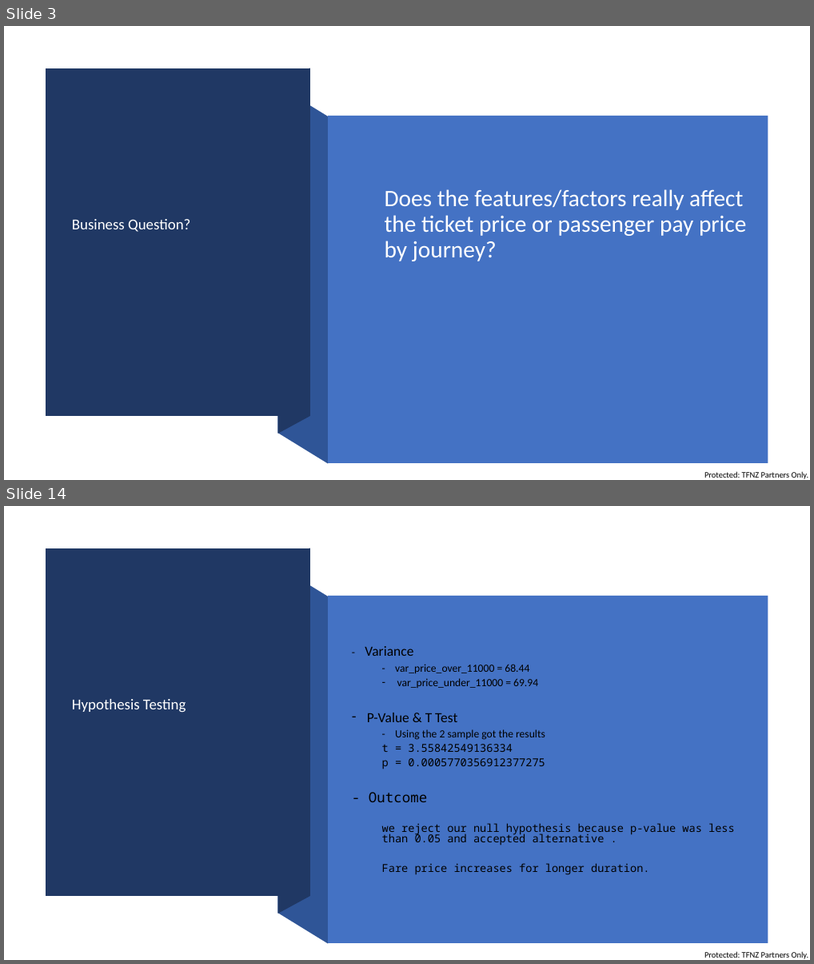
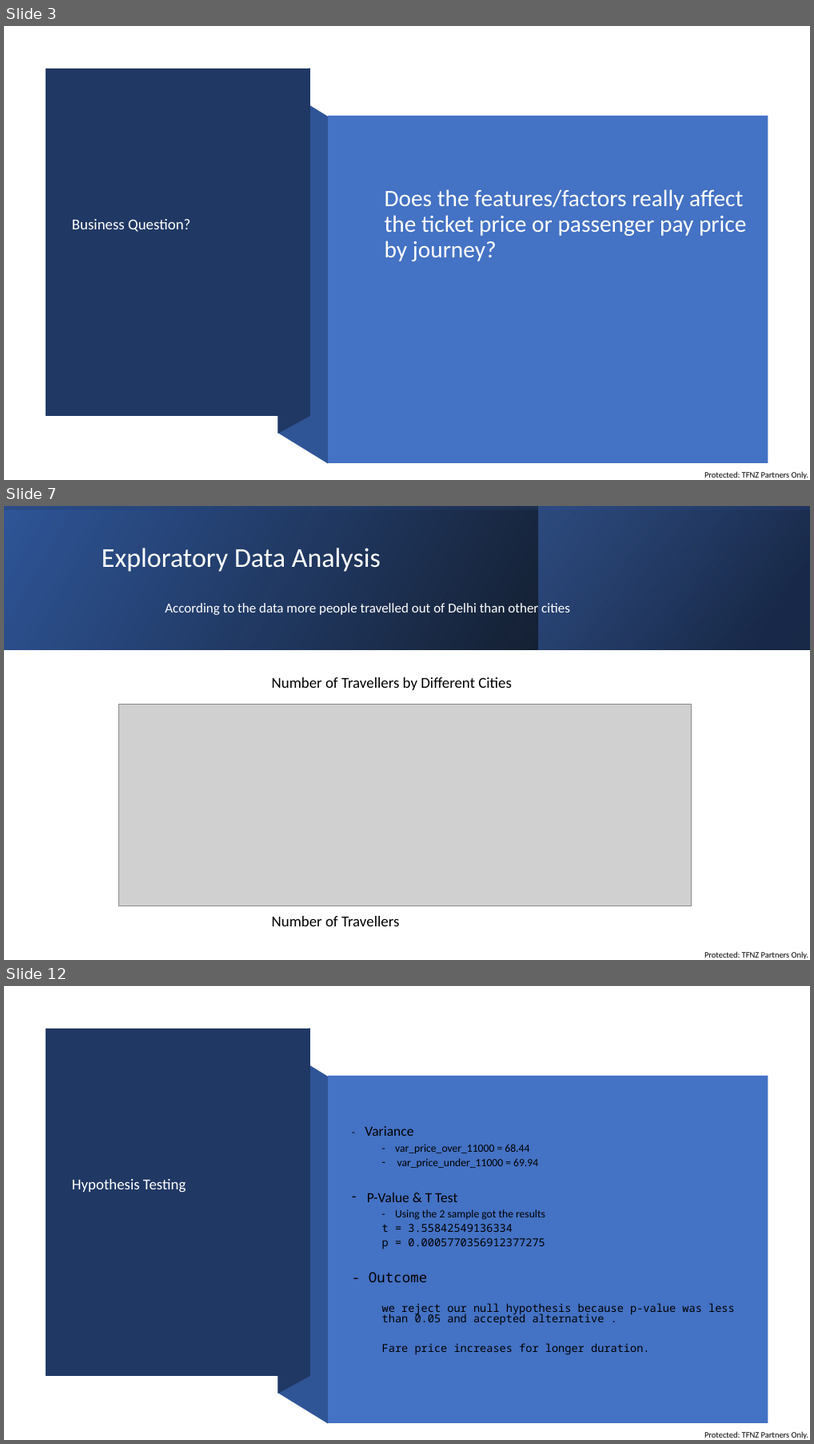
Before and after one commit to divraj2022/IOD_DIV, a slide deck: Mini Project 1/Mini Project 1.PPTX. Shown one above the other, each under a label of ours: slides 3 and 14 before the commit, slides 3, 7 and 12 after it; the slides between them are not shown. The pictures are 814x964 and 814x1444 pixels, drawn with LibreOffice and Linux fonts; fonts in the diff are those of the drawing; grey boxes stand for pictures. Boxes give left, top, right and bottom in pixels: in the first picture for what was removed or moved away, otherwise in the second. Text is boxed around its words. In the diff, an @@ line names an element or a change of style, - is before the commit and + after.

```diff
--- a/Mini Project 1/Mini Project 1.PPTX
+++ b/Mini Project 1/Mini Project 1.PPTX
@@ slide 7 added at (4,506,810,960), background #FFFFFF; not listed: 1 template element that a slide beside it also shows @@
@@ rectangle added at (4,506,810,649), fill gradient #000000 to #2F5597 @@
@@ rectangle added at (4,506,810,649), fill gradient #2F5597 to #000000 @@
@@ rectangle added at (538,506,810,649), fill gradient #203864 to #4472C4 @@
@@ title added at (102,548,570,615), 16.2 pt, text #FFFFFF @@
+Exploratory Data Analysis
+According to the data more people travelled out of Delhi than other cities
@@ text added at (272,677,512,690), 18 pt, text #000000 @@
+Number of Travellers by Different Cities
@@ picture added at (119,704,692,906) @@
@@ text added at (272,916,399,926), 18 pt, text #000000 @@
+Number of Travellers
@@ what was slide 14 is now slide 12 @@
```
Also in this commit, not shown: 4 slides changed, 4 other slides added, 8 slides removed, 1 other file.
